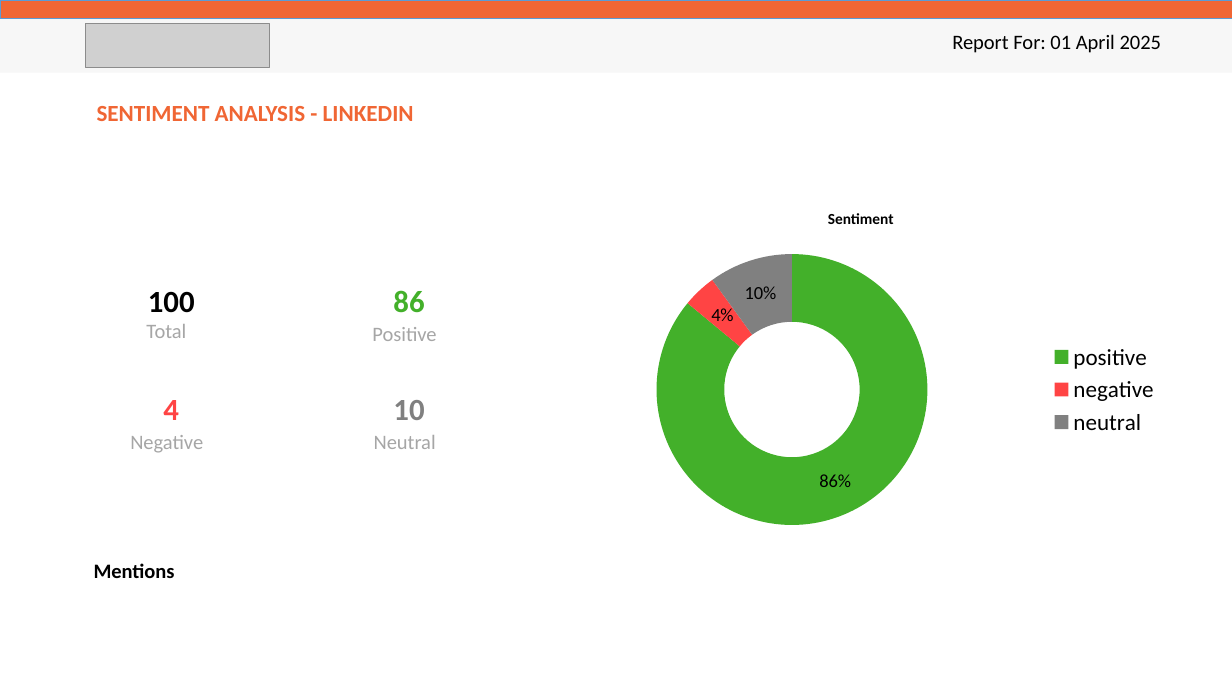
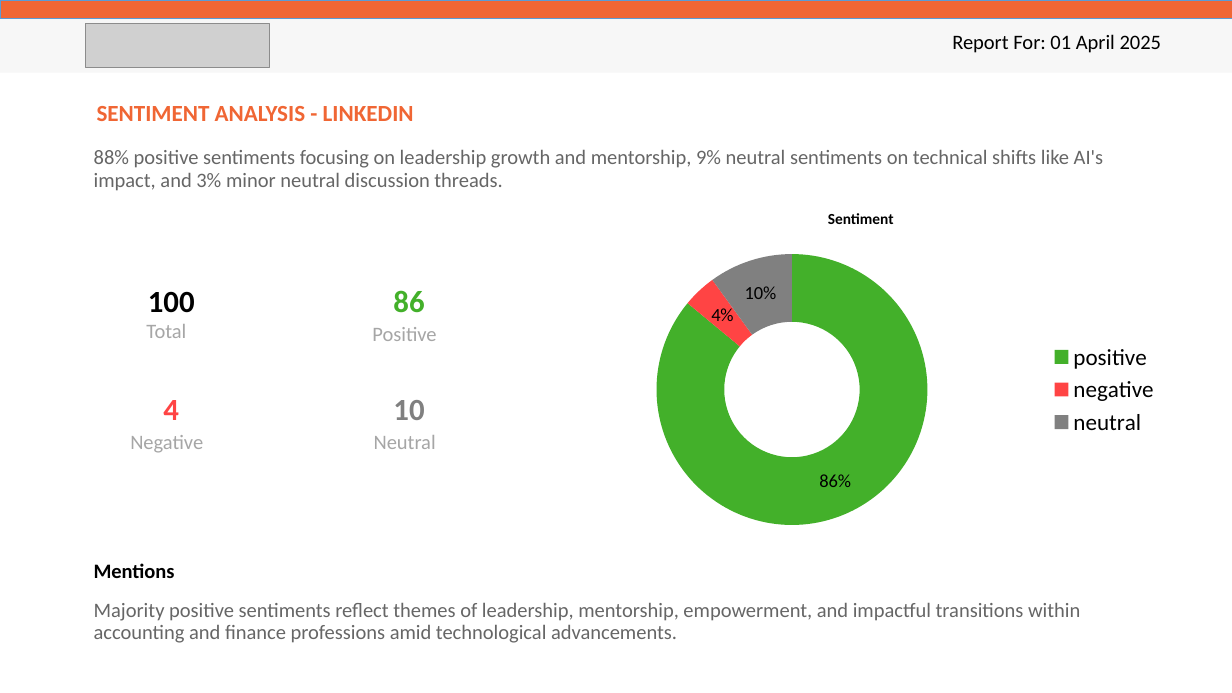
Before and after one commit to Oxygene-Creative/o2-audiovisual-api, a slide deck: slide 8 of app/reporters/samples/digital_safaricom.pptx. Drawn at 1232x693 pixels with LibreOffice and Linux fonts; fonts in the diff are those of the drawing; grey boxes stand for pictures. Boxes give left, top, right and bottom in pixels: in the first picture for what was removed or moved away, otherwise in the second. Text is boxed around its words. In the diff, an @@ line names an element or a change of style, - is before the commit and + after.

```diff
--- a/app/reporters/samples/digital_safaricom.pptx
+++ b/app/reporters/samples/digital_safaricom.pptx
@@ text added at bbox=[94, 150, 1104, 191], 16 pt, text #666666 @@
+88% positive sentiments focusing on leadership growth and mentorship, 9% neutral sentiments on technical shifts like AI's impact, and 3% minor neutral discussion threads.
@@ text added at bbox=[94, 603, 1080, 643], 16 pt, text #666666 @@
+Majority positive sentiments reflect themes of leadership, mentorship, empowerment, and impactful transitions within accounting and finance professions amid technological advancements.
```
Also in this commit, not shown: 13 other slides changed, 10 other files.
